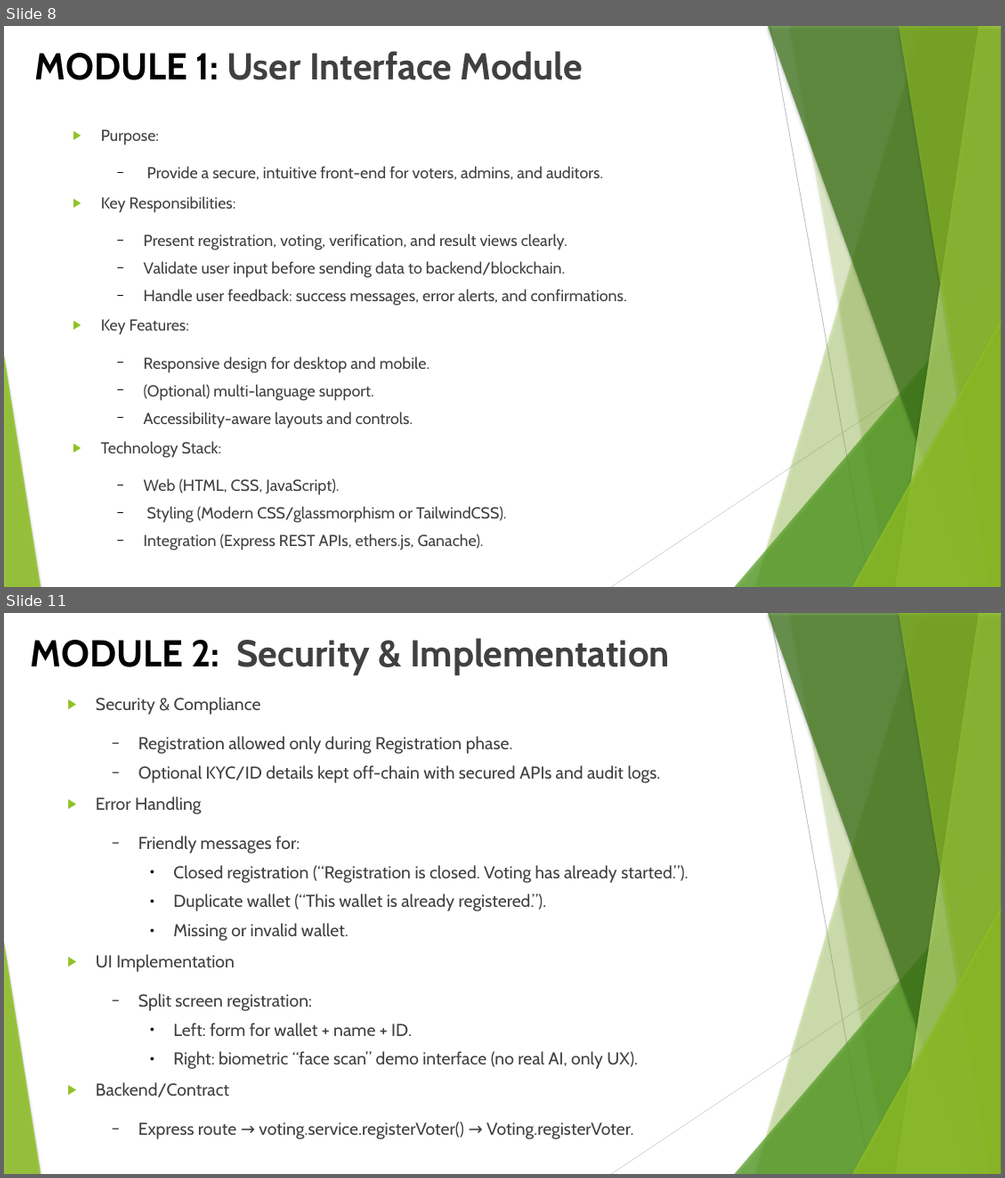
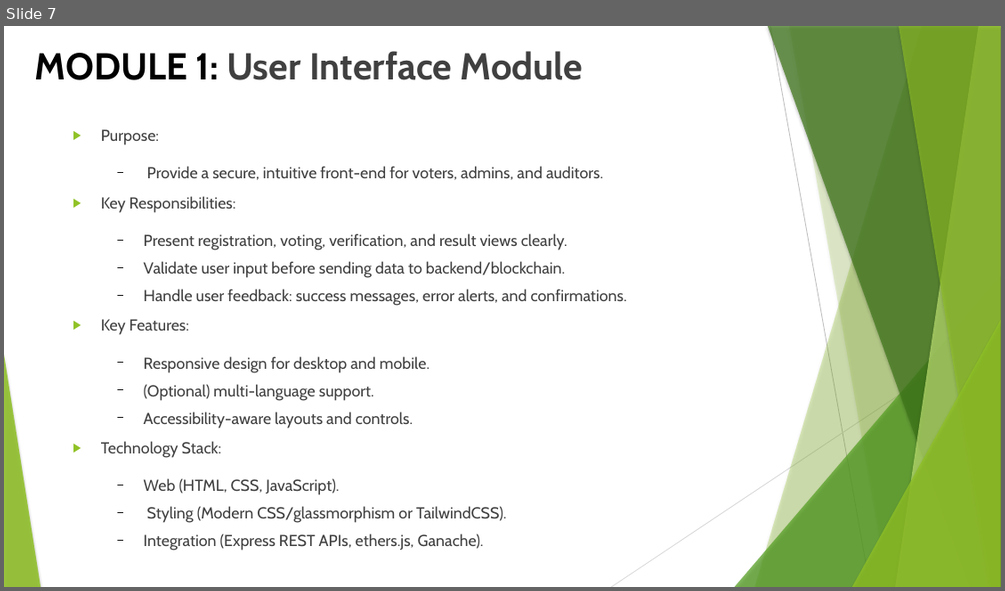
Before and after one commit to SridharanThangaraji/blockchain-voting, a slide deck: docs/blockchain-voting-review-II.pptx. Shown one above the other, each under a label of ours: slides 8 and 11 before the commit, slide 7 after it; the slides between them are not shown. The pictures are 1005x1178 and 1005x591 pixels, drawn with LibreOffice and Linux fonts; fonts in the diff are those of the drawing. Boxes give left, top, right and bottom in pixels: in the first picture for what was removed or moved away, otherwise in the second. Text is boxed around its words. In the diff, an @@ line names an element or a change of style, - is before the commit and + after.

```diff
--- a/docs/blockchain-voting-review-II.pptx
+++ b/docs/blockchain-voting-review-II.pptx
@@ slide 11 removed at (4, 613, 1001, 1174), background #FFFFFF; not listed: 10 template elements that a slide beside it also shows @@
@@ title removed at (30, 638, 670, 675) @@
-MODULE 2: Security & Implementation
@@ text removed at (96, 697, 688, 1139) @@
-▶ Security & Compliance
-  − Registration allowed only during Registration phase.
-  − Optional KYC/ID details kept off-chain with secured APIs and audit logs.
-▶ Error Handling
-  − Friendly messages for:
-    ● Closed registration (“Registration is closed. Voting has already started.”).
-    ● Duplicate wallet (“This wallet is already registered.”).
-    ● Missing or invalid wallet.
-▶ UI Implementation
-  − Split screen registration:
-    ● Left: form for wallet + name + ID.
-    ● Right: biometric “face scan” demo interface (no real AI, only UX).
-▶ Backend/Contract
-  − Express route → voting.service.registerVoter() → Voting.registerVoter.
@@ what was slide 8 is now slide 7 @@
```
Also in this commit, not shown: 7 other slides changed, 10 slides added, 6 other slides removed, 1 other file.
